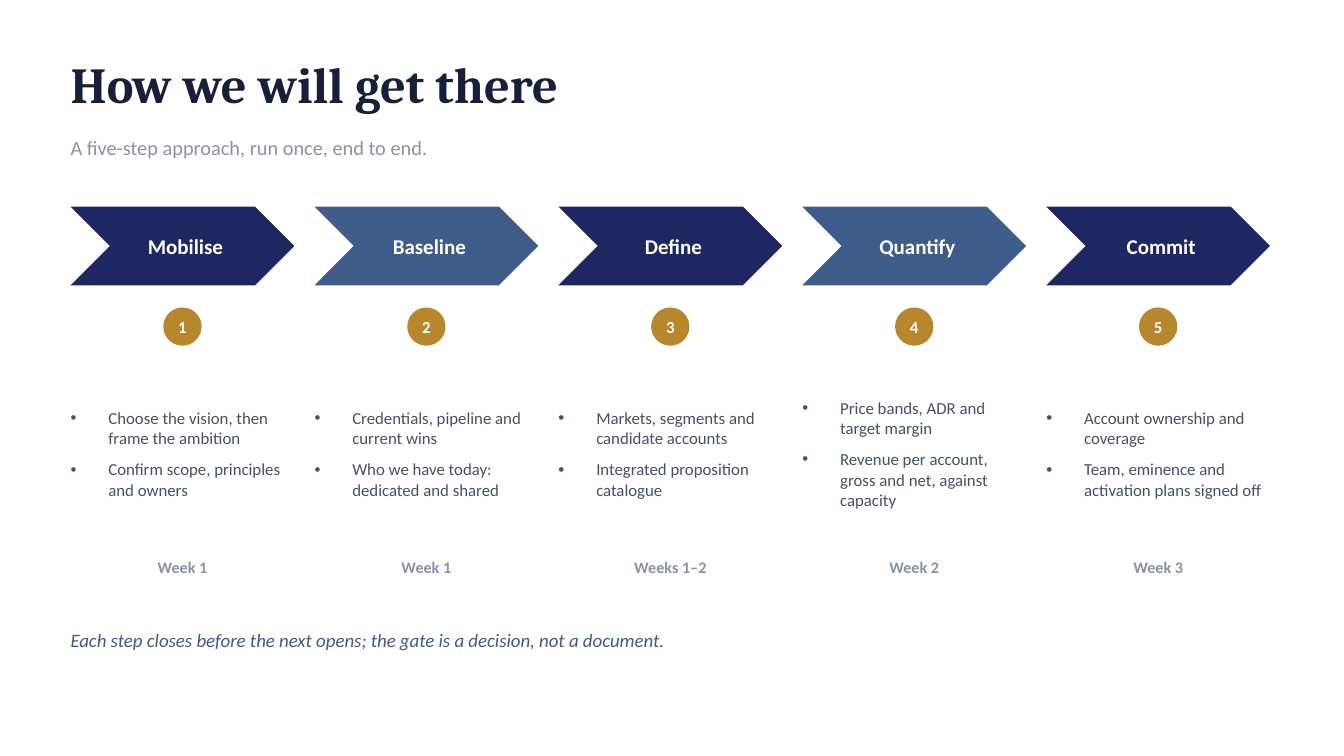
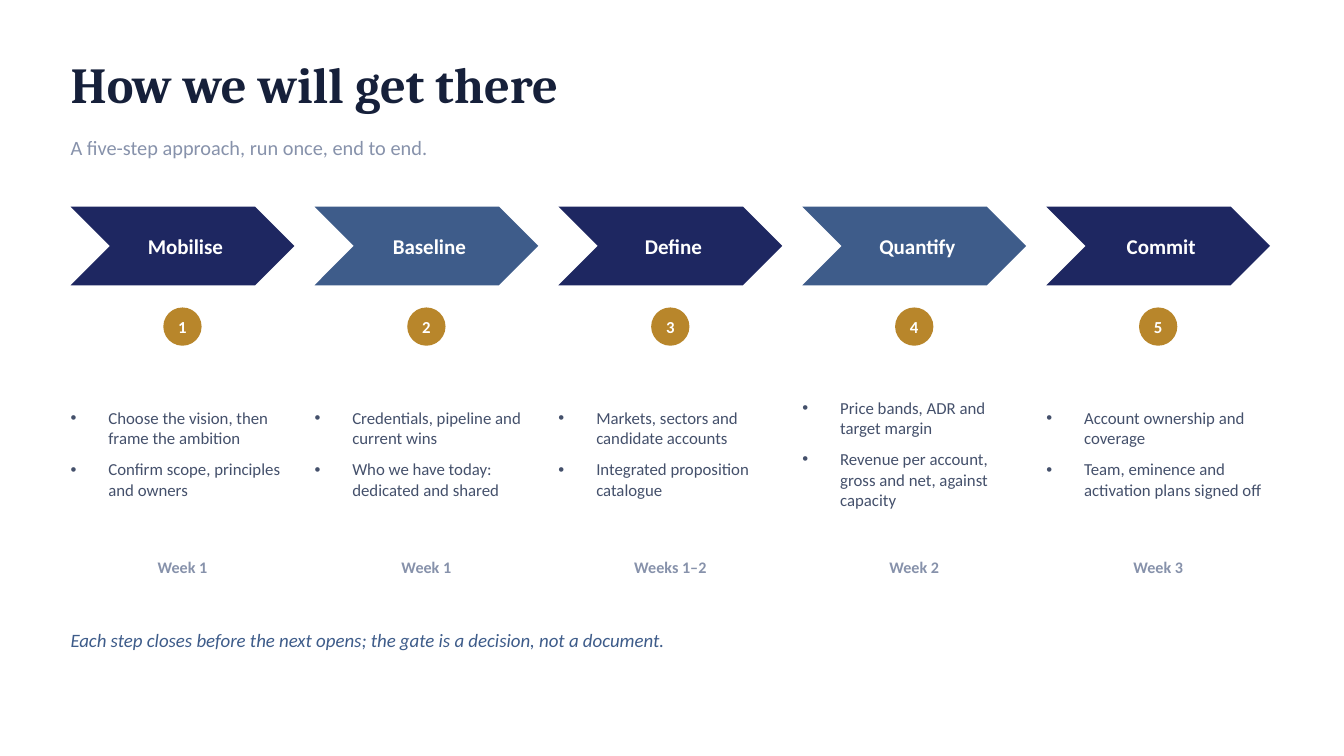
Before and after one commit to dhajjar-cyber/bae, a slide deck: slide 21 of FSI strategy/EAI&D-FSI-Strategy-Development-Plan.pptx. Drawn at 1344x756 pixels with LibreOffice and Linux fonts; fonts in the diff are those of the drawing. Boxes give left, top, right and bottom in pixels: in the first picture for what was removed or moved away, otherwise in the second. Text is boxed around its words. In the diff, an @@ line names an element or a change of style, - is before the commit and + after.

```diff
--- a/FSI strategy/EAI&D-FSI-Strategy-Development-Plan.pptx
+++ b/FSI strategy/EAI&D-FSI-Strategy-Development-Plan.pptx
@@ text at (x1=596, y1=412, x2=738, y2=444): text changed @@
-• Markets, segments and candidate accounts
+• Markets, sectors and candidate accounts
```
Also in this commit, not shown: 18 other slides changed, 2 other files.
